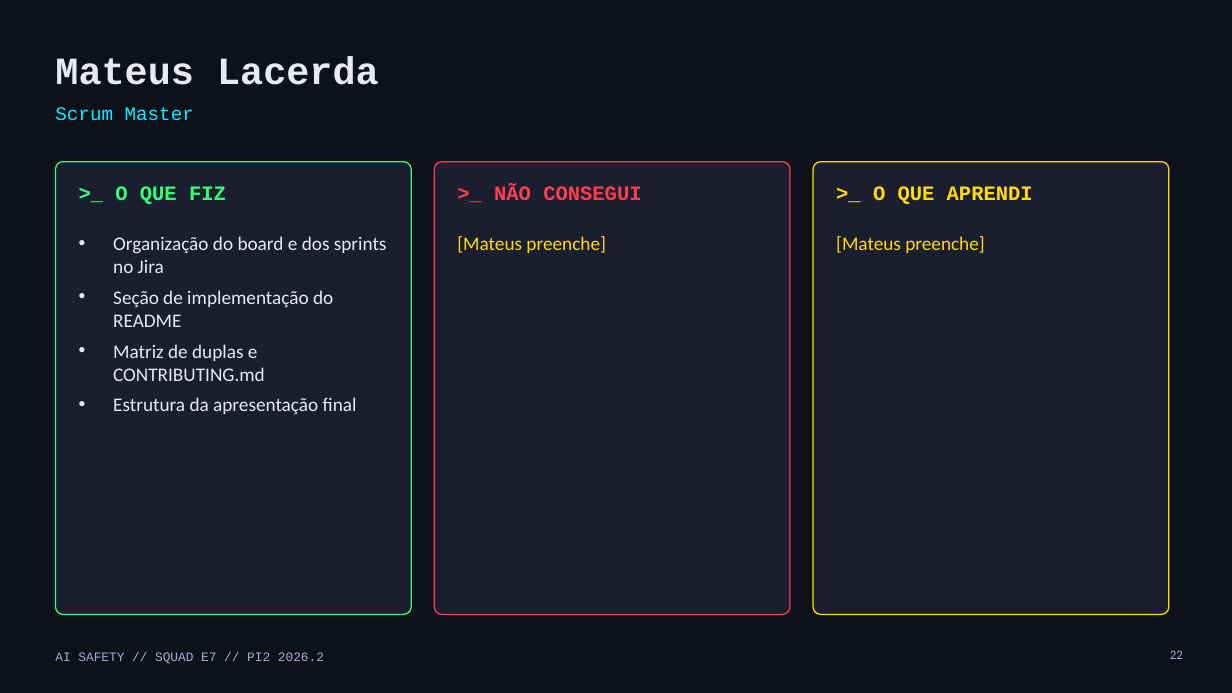
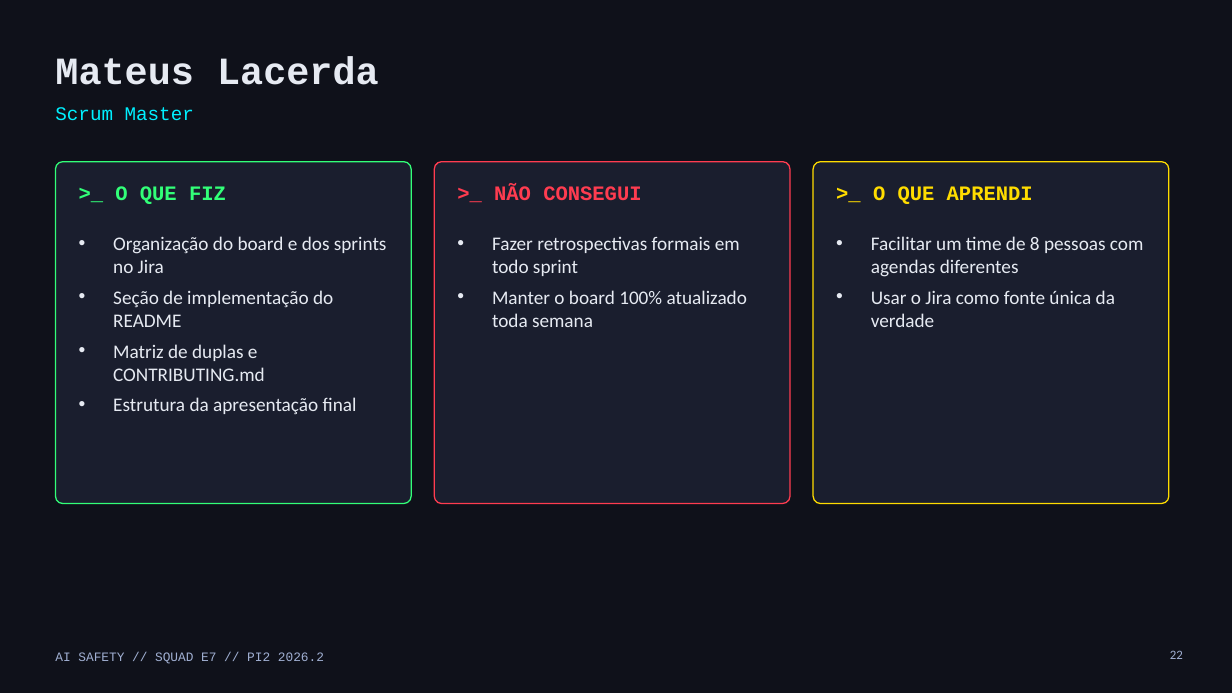
Before and after one commit to vdornelass/pi2-squad-e7, a slide deck: slide 22 of docs/apresentacao_final/apresentacao_final_squad_e7.pptx. Drawn at 1232x693 pixels with LibreOffice and Linux fonts; fonts in the diff are those of the drawing. Boxes give left, top, right and bottom in pixels: in the first picture for what was removed or moved away, otherwise in the second. Text is boxed around its words. In the diff, an @@ line names an element or a change of style, - is before the commit and + after.

```diff
--- a/docs/apresentacao_final/apresentacao_final_squad_e7.pptx
+++ b/docs/apresentacao_final/apresentacao_final_squad_e7.pptx
@@ rounded rectangle: place and size @@
-rounded rectangle at box(55, 162, 411, 615)
+rounded rectangle at box(55, 162, 411, 504)
@@ rounded rectangle: place and size @@
-rounded rectangle at box(434, 162, 790, 615)
+rounded rectangle at box(434, 162, 790, 504)
@@ proportions changed in 3 elements at box(55, 162, 411, 504), box(434, 162, 790, 504), box(813, 162, 1169, 504) @@
@@ rounded rectangle: place and size @@
-rounded rectangle at box(813, 162, 1169, 615)
+rounded rectangle at box(813, 162, 1169, 504)
@@ text at box(492, 237, 747, 327): text changed; text colour #FFDC00 to #E6EAF2 @@
-[Mateus preenche]
+• Fazer retrospectivas formais em todo sprint
+• Manter o board 100% atualizado toda semana
@@ text at box(871, 236, 1144, 327): text changed; text colour #FFDC00 to #E6EAF2 @@
-[Mateus preenche]
+• Facilitar um time de 8 pessoas com agendas diferentes
+• Usar o Jira como fonte única da verdade
```
Also in this commit, not shown: 11 other slides changed, 3 other files.
